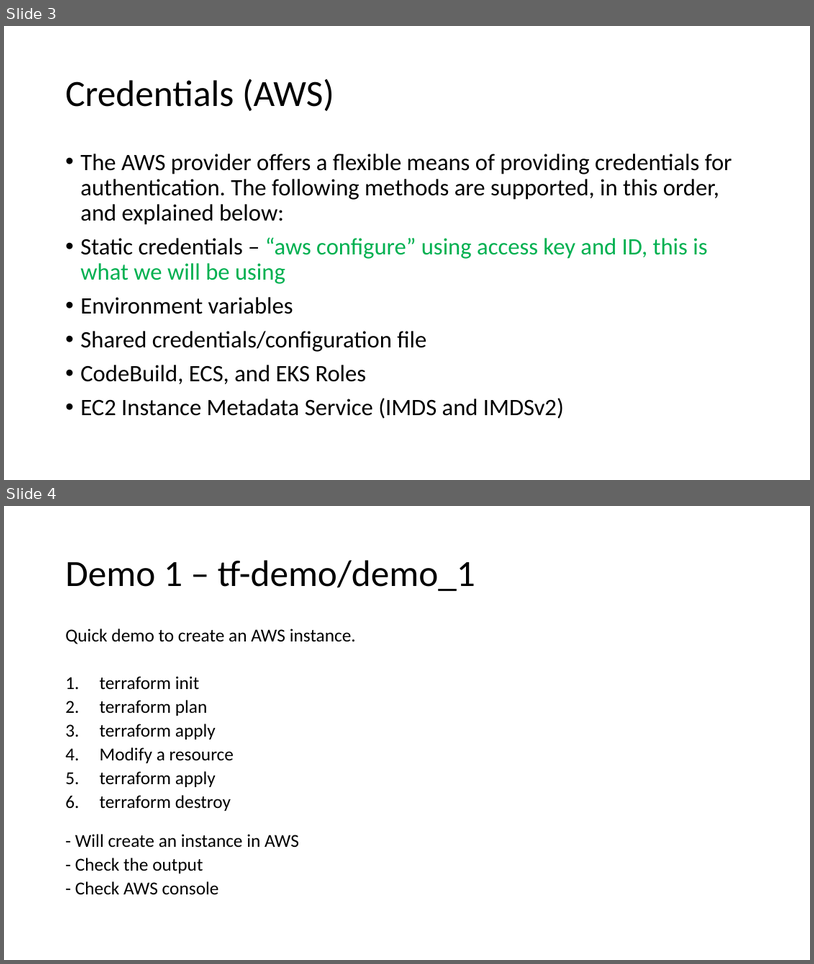
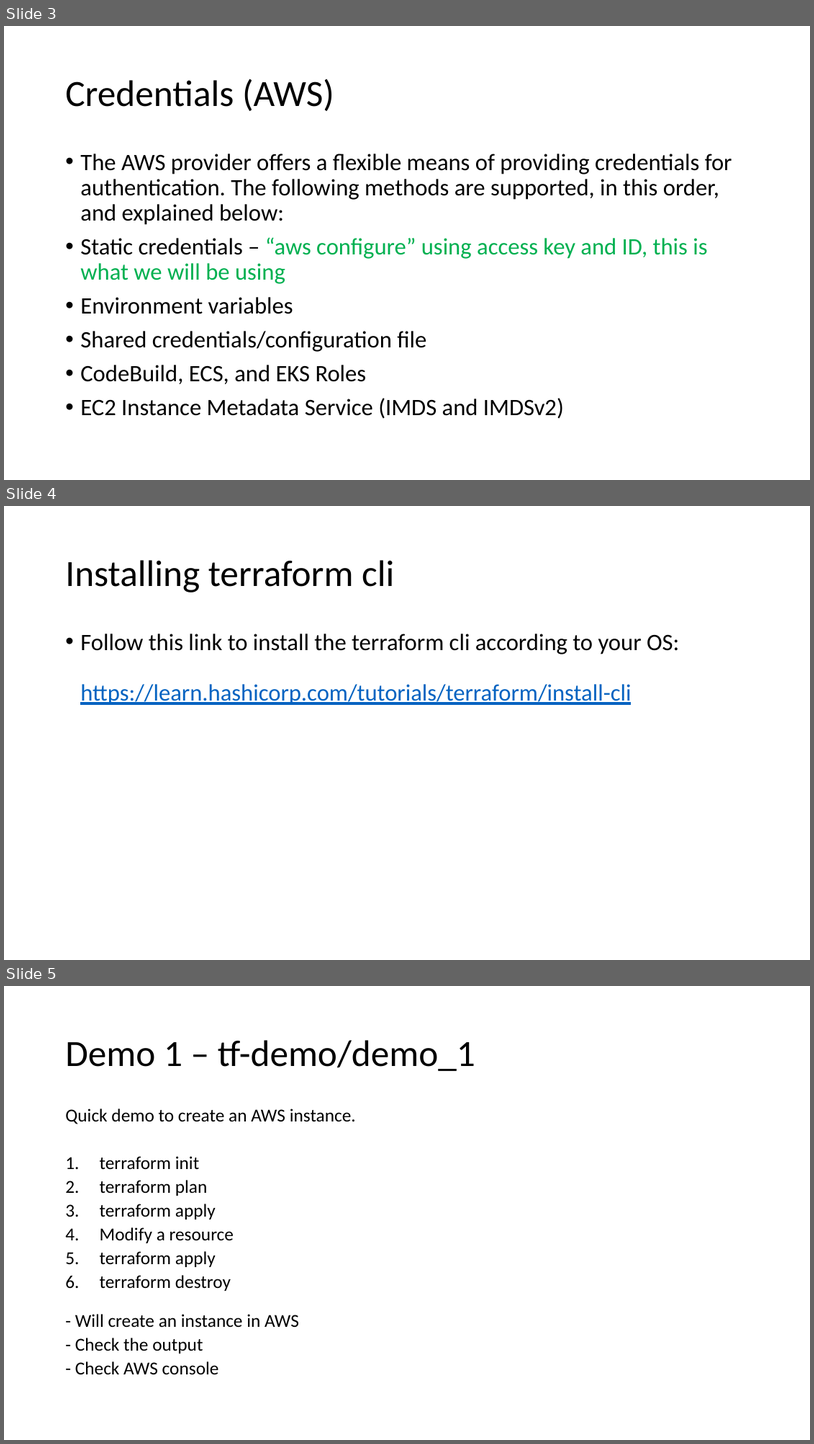
Before and after one commit to JohnMops/tf-demo, a slide deck: tf-demo-presentation.pptx. Shown one above the other, each under a label of ours: slides 3 and 4 before the commit, slides 3, 4 and 5 after it. The pictures are 814x964 and 814x1444 pixels, drawn with LibreOffice and Linux fonts; fonts in the diff are those of the drawing. Boxes give left, top, right and bottom in pixels: in the first picture for what was removed or moved away, otherwise in the second. Text is boxed around its words. In the diff, an @@ line names an element or a change of style, - is before the commit and + after.

Commit message:
updating the presentation

```diff
--- a/tf-demo-presentation.pptx
+++ b/tf-demo-presentation.pptx
@@ slide 4 added at bbox=[4, 506, 810, 960], background #FFFFFF @@
@@ title added at bbox=[65, 560, 394, 592], 44 pt, text #000000 @@
+Installing terraform cli
@@ text added at bbox=[80, 633, 679, 705], 28 pt, text #0563C1, underline @@
+• Follow this link to install the terraform cli according to your OS:
+  https://learn.hashicorp.com/tutorials/terraform/install-cli
@@ what was slide 4 is now slide 5 @@
```
